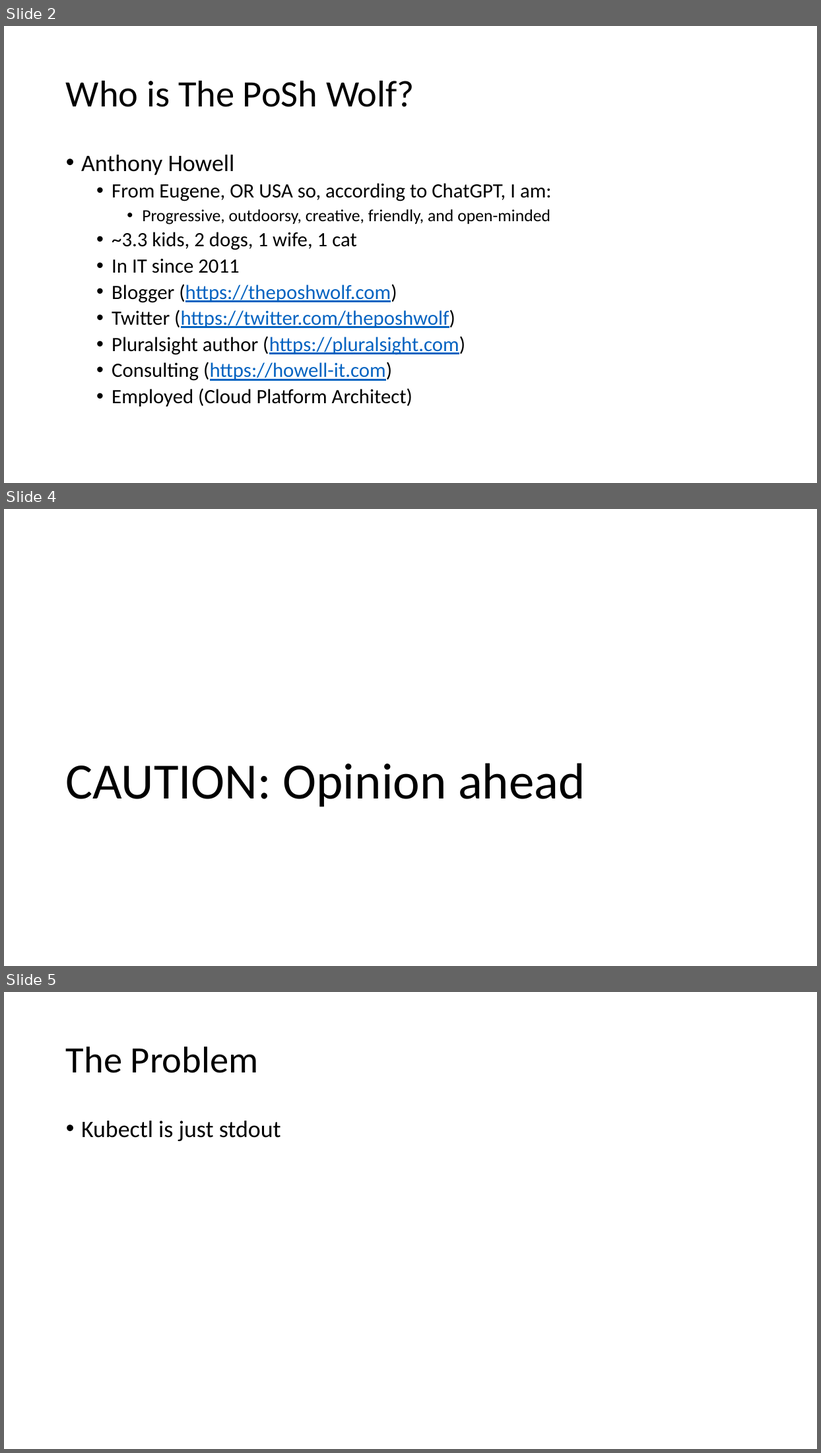
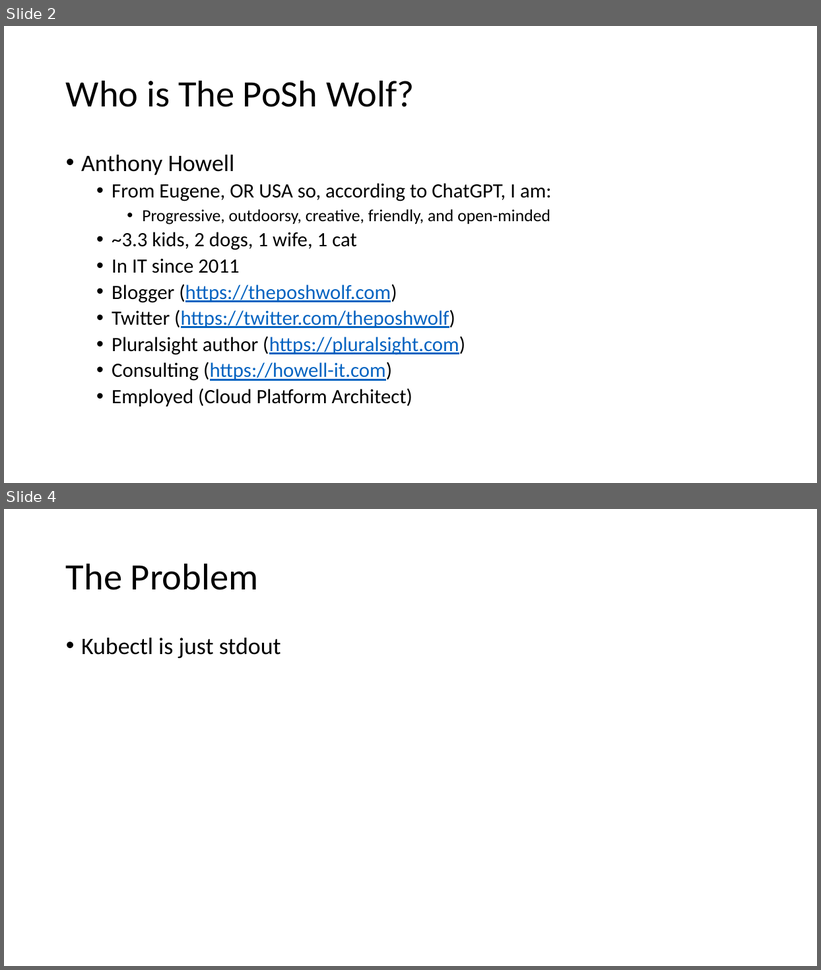
Before and after one commit to ThePoShWolf/Sessions, a slide deck: 2023-04-27 - Making Kubectl PowerShell friendly/PowerShell Summit 2023 - Making Kubectl PowerShell friendly.pptx. Shown one above the other, each under a label of ours: slides 2, 4 and 5 before the commit, slides 2 and 4 after it; the slides between them are not shown. The pictures are 821x1453 and 821x970 pixels, drawn with LibreOffice and Linux fonts; fonts in the diff are those of the drawing; background and template pictures are left out. Boxes give left, top, right and bottom in pixels: in the first picture for what was removed or moved away, otherwise in the second. Text is boxed around its words. In the diff, an @@ line names an element or a change of style, - is before the commit and + after.

```diff
--- a/2023-04-27 - Making Kubectl PowerShell friendly/PowerShell Summit 2023 - Making Kubectl PowerShell friendly.pptx
+++ b/2023-04-27 - Making Kubectl PowerShell friendly/PowerShell Summit 2023 - Making Kubectl PowerShell friendly.pptx
@@ slide 4 removed at bbox=[4, 509, 817, 966], background picture (left out) @@
@@ title removed at bbox=[65, 763, 585, 807] @@
-CAUTION: Opinion ahead
@@ what was slide 5 is now slide 4 @@
```
Also in this commit, not shown: 3 slides changed, 2 slides added.
